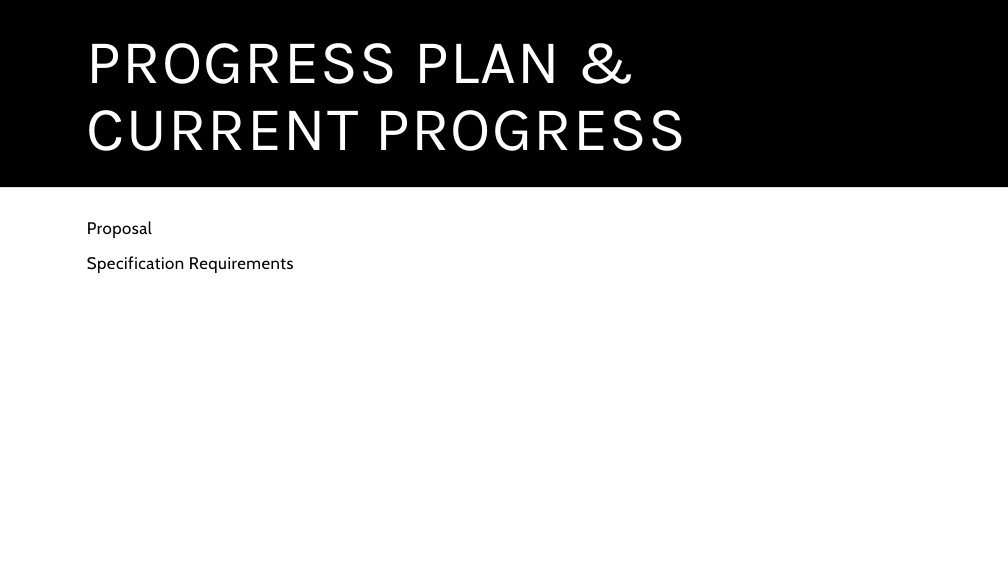
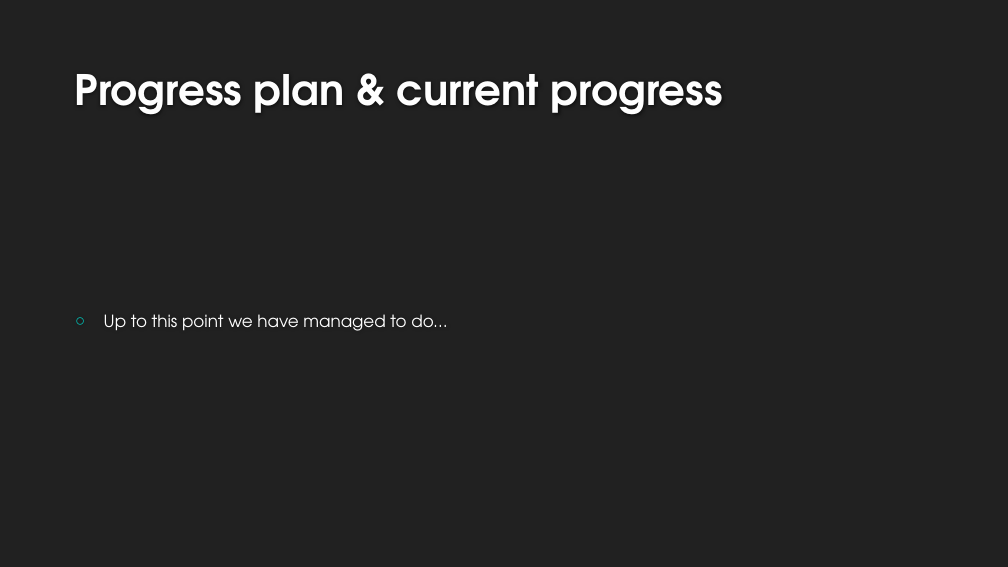
Before and after one commit to TomatechGames/Cooktastrophe, a slide deck: slide 6 of External/Documentation/Mid-pointPres.pptx (slide 5 before the commit). Drawn at 1008x567 pixels with LibreOffice and Linux fonts; fonts in the diff are those of the drawing; background and template pictures are left out. Boxes give left, top, right and bottom in pixels: in the first picture for what was removed or moved away, otherwise in the second. Text is boxed around its words. In the diff, an @@ line names an element or a change of style, - is before the commit and + after.

```diff
--- a/External/Documentation/Mid-pointPres.pptx
+++ b/External/Documentation/Mid-pointPres.pptx
@@ background #FFFFFF to #212121 @@
@@ rectangle removed at [0,0,1008,188] @@
@@ title "Progress plan & current progress" at [75,74,723,115]: vertical alignment middle to bottom @@
@@ title at [75,74,723,115]: text changed; size 59.4 to 40 pt; font Karla to TeX Gyre Adventor; text colour #FFFFFF to #FEFEFE; bold on @@
-PROGRESS PLAN & CURRENT PROGRESS
+Progress plan & current progress
@@ text "Up to this point we ..." at [104,314,447,331]: vertical alignment top to middle @@
@@ text at [104,314,447,331]: text changed; font Cabin to TeX Gyre Adventor; text colour #000000 to #FFFFFF @@
-Proposal
-Specification Requirements
+○ Up to this point we have managed to do…
```
Also in this commit, not shown: 5 other slides changed, 2 slides added, 1 slide removed, 2 other files.
